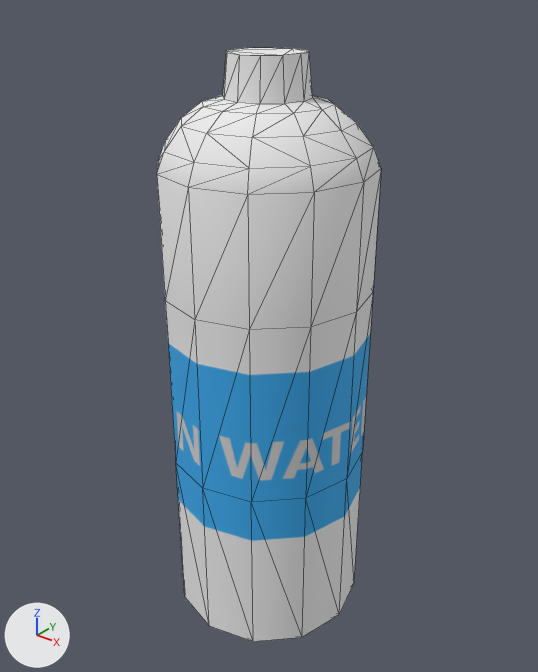
One commit to the FBX model Assets/Resources/3Dmodels/WaterBottle.FBX: the scene before it, then after it.
Both versions are drawn from a 50 mm camera at (0.1394, -0.1735, 0.2122) aimed at (-0.0011, 0.0022, 0.1033). Arrows for +X, +Y and +Z are at lower left; the lights stay in place. Mesh edges are drawn as thin lines. Where no turn or scale is listed for an object, it has been applied to the vertices.

In view in the first picture: 'Bottle'.
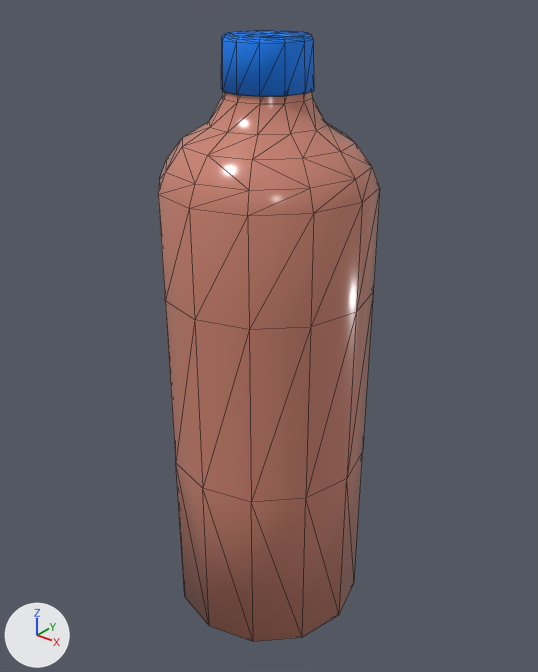
Where the newer file only moved an object's origin or applied its transform, the numbers keep the older frame.

What differs and where, as boxes (x1, y1, x2, y2) in the pictures (538 x 672 px):
'Bottle', reshaped
    before: (157, 48, 381, 642)
    after: (158, 30, 380, 642)
part 1 of me_mesh, added (blue)
    after: (221, 30, 314, 96)
part 2 of me_mesh, cut back
    before: (157, 48, 381, 330)
    after: (158, 96, 380, 330)
part 3 of me_mesh, recoloured
    both: (165, 91, 373, 642)

What changed in the scene script:
```text
Add mat_plastic_glossy:
    mat_plastic_glossy = principled_material('Plastic_Glossy')
    mat_plastic_glossy.base_color = (0.612, 0.231, 0.168)  # pink #cd8472
    mat_plastic_glossy.roughness = 0.211
Add mat_plastic:
    mat_plastic = principled_material('Plastic')
    mat_plastic.base_color = (0.0, 0.228, 1.0)  # blue #0083ff
    mat_plastic.roughness = 0.751
Change me_mesh:
    used by ob_bottle; location = (0.0, 0.0, 0.0)
    remove me_mesh.from_pydata(...)  # 147 vertices, 290 faces; spans x -0.034..0.034, y -0.034..0.034, z -0.001..0.193
    add me_mesh.from_pydata(...)  # 222 vertices, 416 faces; spans x -0.034..0.034, y -0.034..0.034, z -0.001..0.198
    me_mesh part 1: a new loose piece of 75 vertices spanning x -0.013..0.013, y -0.013..0.013, z 0.183..0.198, in mat_plastic (blue #0083ff)
    me_mesh part 2
    10 faces are deleted
    24 vertices in x -0.034..0.034, y -0.034..0.034, z 0.161..0.167 move by (0.0, 0.0, -0.005)
    12 vertices in x -0.026..0.026, y -0.026..0.026, z 0.174 move by (0.0, 0.0, -0.006)
    12 vertices move from x -0.019..0.019, y -0.019..0.019, z 0.179 to x -0.017..0.017, y -0.017..0.017, z 0.173
    me_mesh part 3: 280 faces spanning x -0.034..0.034, y -0.034..0.034, z -0.001..0.193 switch from mat_waterbottle (picture img_waterbottle_png) to mat_plastic_glossy (pink #cd8472)
    add me_mesh.materials.append(mat_plastic)  # blue #0083ff
```
